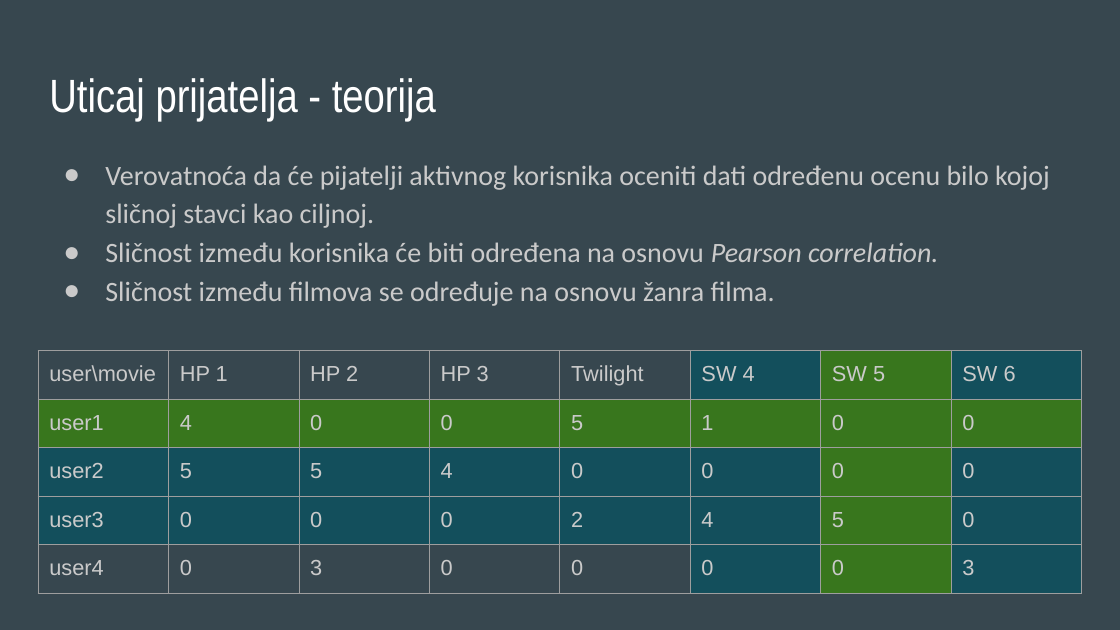
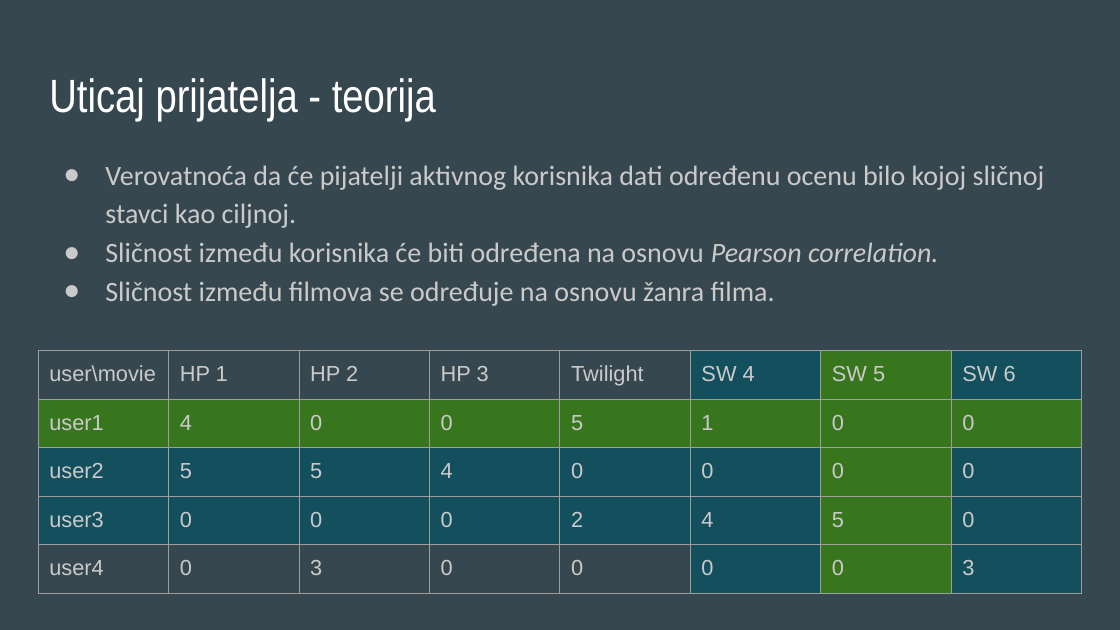
Before and after one commit to svetozarstojkovic/movie-recommender-probabilistic, a slide deck: slide 10 of prezentacija/Sistem za preporuku zasnovan na probabilističkom pristupu.pptx. Drawn at 1120x630 pixels with LibreOffice and Linux fonts; fonts in the diff are those of the drawing. Boxes give left, top, right and bottom in pixels: in the first picture for what was removed or moved away, otherwise in the second. Text is boxed around its words. In the diff, an @@ line names an element or a change of style, - is before the commit and + after.

```diff
--- a/prezentacija/Sistem za preporuku zasnovan na probabilističkom pristupu.pptx
+++ b/prezentacija/Sistem za preporuku zasnovan na probabilističkom pristupu.pptx
@@ text at (105,165,1045,228): text changed @@
-● Verovatnoća da će pijatelji aktivnog korisnika oceniti dati određenu ocenu bilo kojoj sličnoj stavci kao ciljnoj.
+● Verovatnoća da će pijatelji aktivnog korisnika dati određenu ocenu bilo kojoj sličnoj stavci kao ciljnoj.
```
Also in this commit, not shown: 8 other slides changed.
